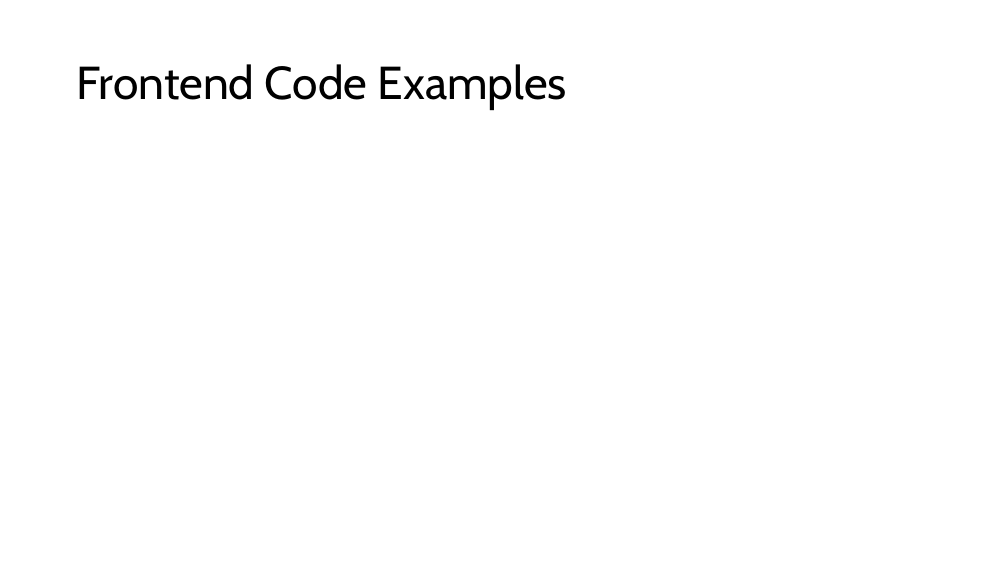
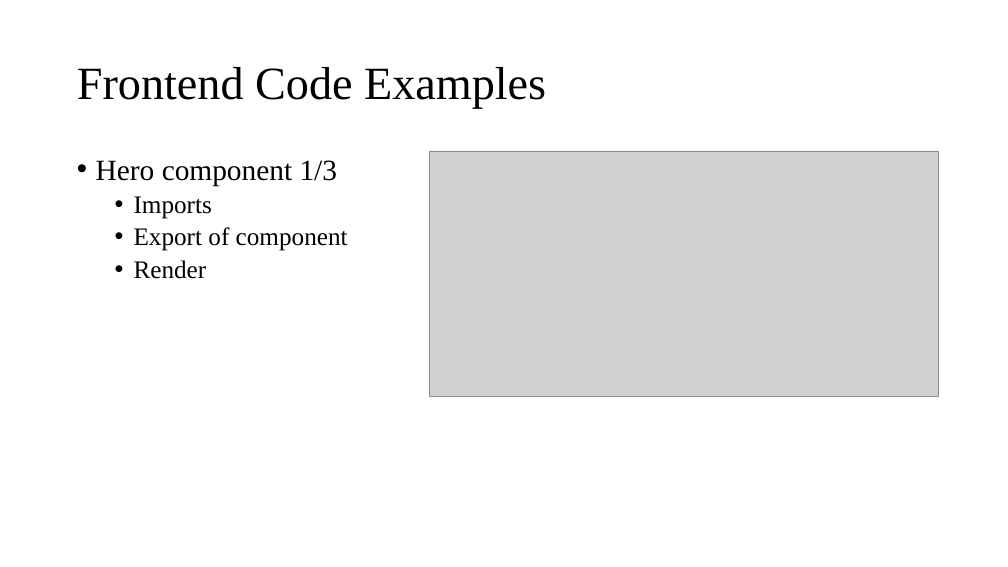
Before and after one commit to EsFrost/m2i_projet, a slide deck: slide 10 of presentation_en.pptx (slide 8 before the commit). Drawn at 1008x567 pixels with LibreOffice and Linux fonts; fonts in the diff are those of the drawing; grey boxes stand for pictures. Boxes give left, top, right and bottom in pixels: in the first picture for what was removed or moved away, otherwise in the second. Text is boxed around its words. In the diff, an @@ line names an element or a change of style, - is before the commit and + after.

```diff
--- a/presentation_en.pptx
+++ b/presentation_en.pptx
@@ title "Frontend Code Examples" at (x1=77, y1=67, x2=546, y2=109): font Cabin to Times New Roman @@
@@ text added at (x1=96, y1=160, x2=348, y2=279), 24 pt, text #000000 @@
+• Hero component 1/3
+  • Imports
+  • Export of component
+  • Render
@@ picture added at (x1=430, y1=151, x2=939, y2=396) @@
```
Also in this commit, not shown: 15 other slides changed, 5 slides added, 6 other files.
